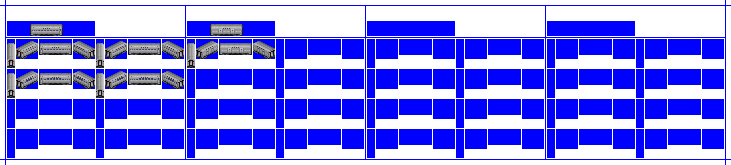
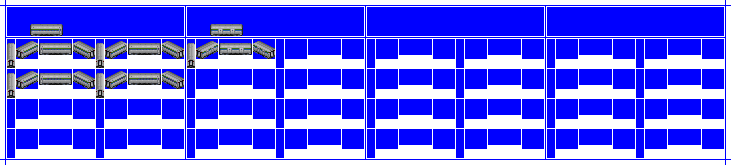
Comparing the layer stacks of the two (731, 165) images. Changes:
hid "Lights" over <box>8,50,184,62</box>
added layer "Silver copy" above "Liv3" over <box>8,24,269,84</box>
hid "Liv0" over <box>8,24,269,84</box>
hid "CC1" over <box>8,24,269,84</box>
painted on "Background" over <box>7,7,724,36</box>